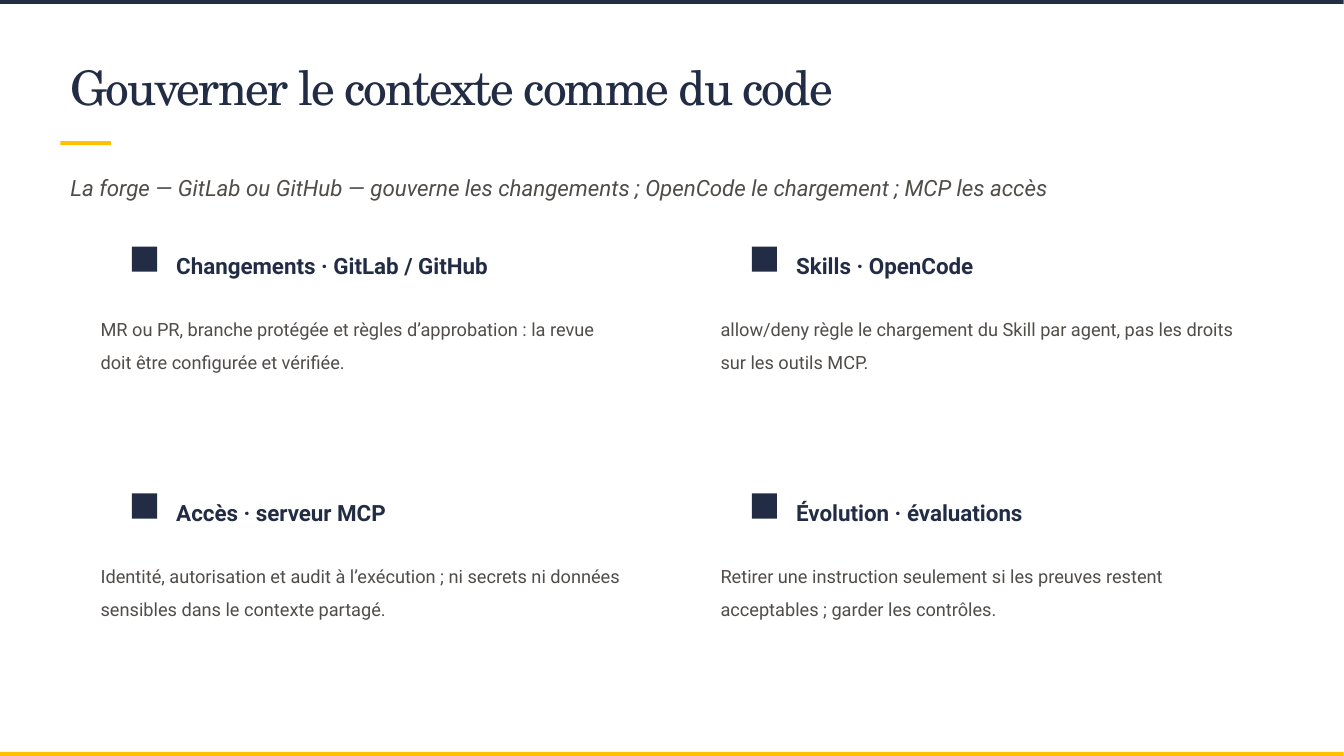
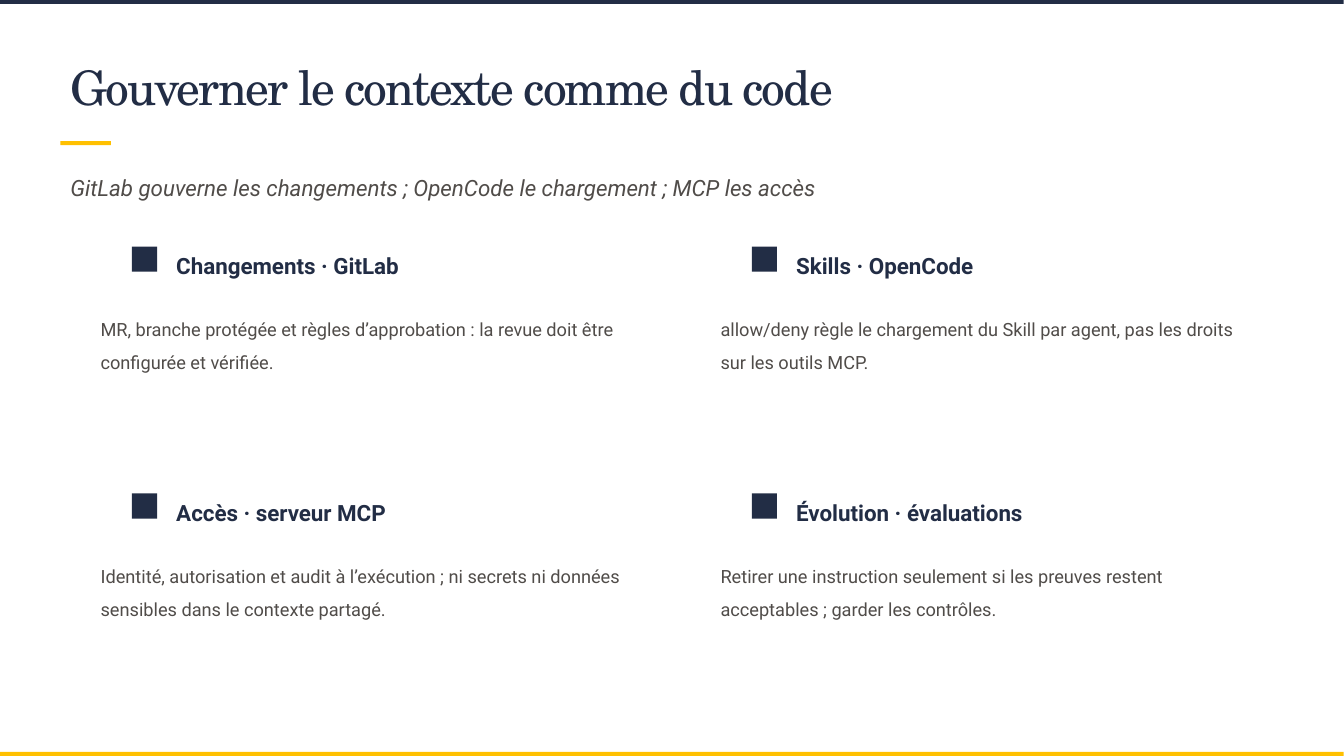
Before and after one commit to SCIAM-FR/formation-ia, a slide deck: slide 73 of slides/Support_formation_SCIAM.pptx (slide 70 before the commit). Drawn at 1344x756 pixels with LibreOffice and Linux fonts; fonts in the diff are those of the drawing; background and template pictures are left out. Boxes give left, top, right and bottom in pixels: in the first picture for what was removed or moved away, otherwise in the second. Text is boxed around its words. In the diff, an @@ line names an element or a change of style, - is before the commit and + after.

```diff
--- a/slides/Support_formation_SCIAM.pptx
+++ b/slides/Support_formation_SCIAM.pptx
@@ text at box(70, 179, 815, 201): text changed @@
-La forge — GitLab ou GitHub — gouverne les changements ; OpenCode le chargement ; MCP les accès
+GitLab gouverne les changements ; OpenCode le chargement ; MCP les accès
@@ text at box(176, 257, 398, 279): text changed @@
-Changements · GitLab / GitHub
+Changements · GitLab
@@ text at box(101, 322, 613, 373): text changed @@
-MR ou PR, branche protégée et règles d’approbation : la revue doit être configurée et vérifiée.
+MR, branche protégée et règles d’approbation : la revue doit être configurée et vérifiée.
```
Also in this commit, not shown: 10 other slides changed, 6 slides added, 4 slides removed, 18 other files.
